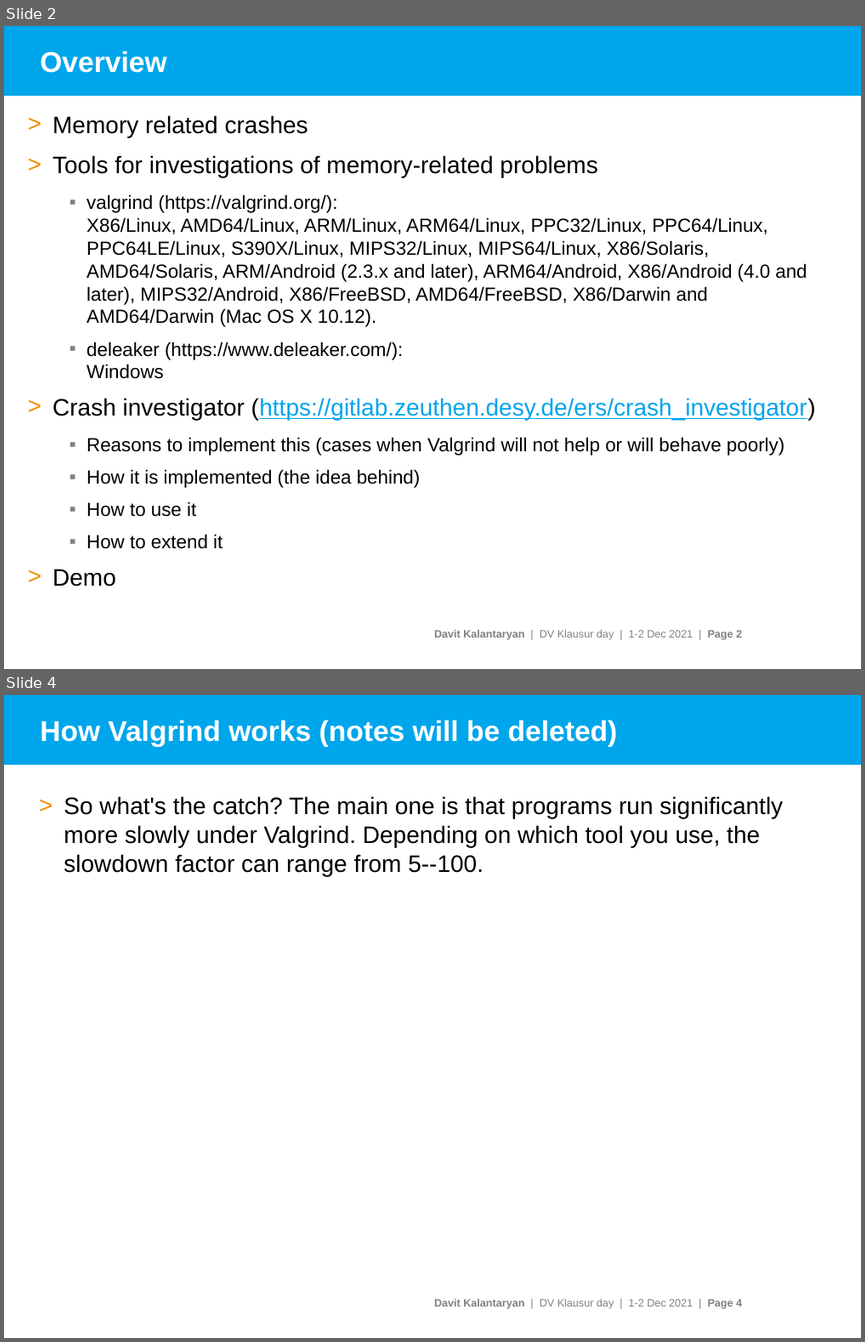
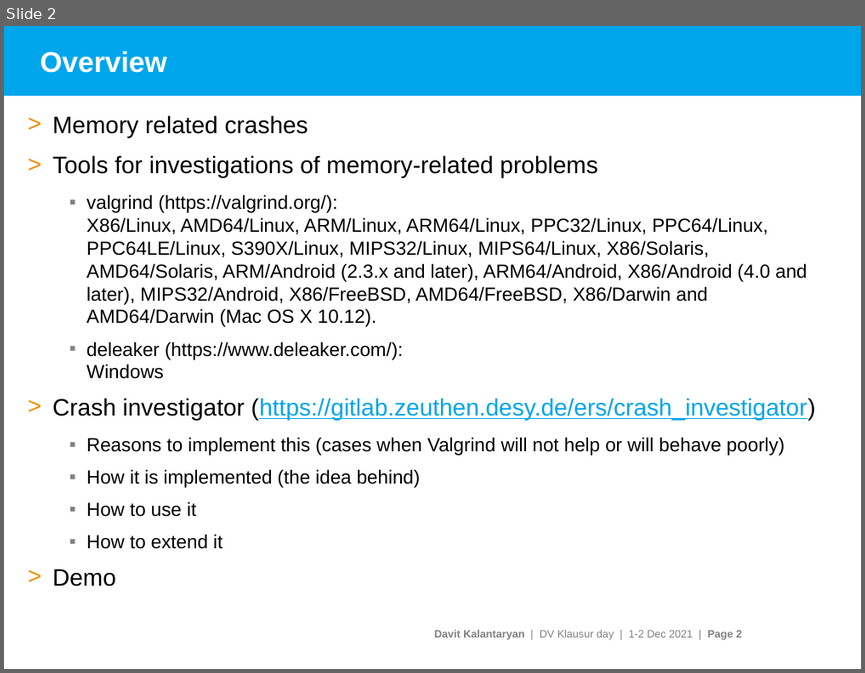
Before and after one commit to davitkalantaryan/old-crash_investigator, a slide deck: docs/crash_investigations.pptx. Shown one above the other, each under a label of ours: slides 2 and 4 before the commit, slide 2 after it; the slides between them are not shown. The pictures are 865x1342 and 865x673 pixels, drawn with LibreOffice and Linux fonts; fonts in the diff are those of the drawing; background and template pictures are left out. Boxes give left, top, right and bottom in pixels: in the first picture for what was removed or moved away, otherwise in the second. Text is boxed around its words. In the diff, an @@ line names an element or a change of style, - is before the commit and + after.

```diff
--- a/docs/crash_investigations.pptx
+++ b/docs/crash_investigations.pptx
@@ slide 4 removed at [4, 695, 861, 1338], background #FFFFFF; not listed: 2 template elements that a slide beside it also shows @@
@@ title removed at [40, 720, 618, 747] @@
-How Valgrind works (notes will be deleted)
@@ text removed at [64, 796, 783, 876] @@
-> So what's the catch? The main one is that programs run significantly more slowly under Valgrind. Depending on which tool you use, the slowdown factor can range from 5--100.
```
Also in this commit, not shown: 2 slides changed, 1 slide added.
